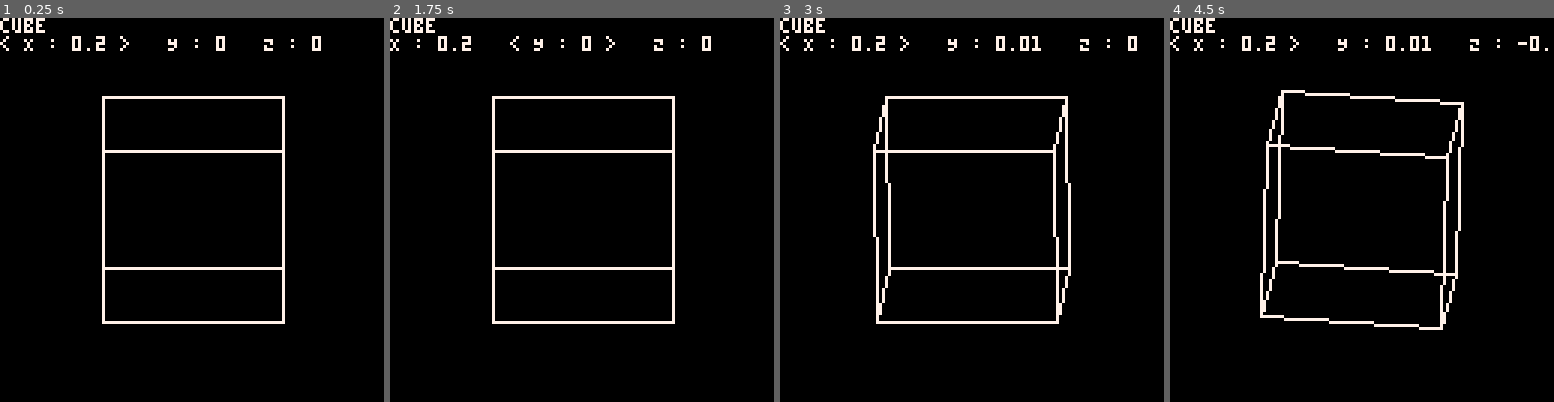
Above: before the commit, frames 1-4 (left to right).
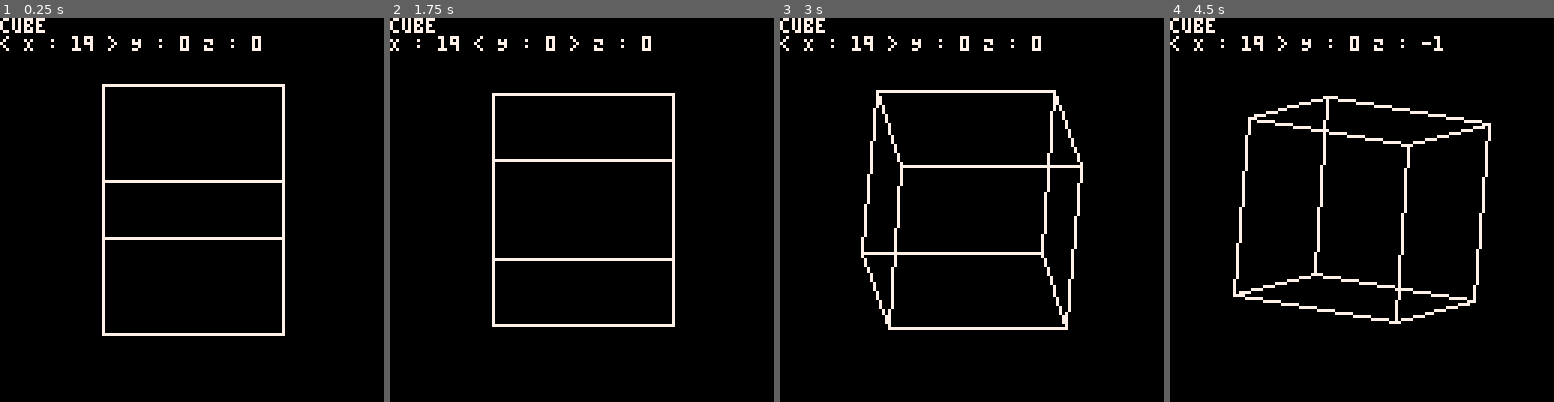
Above: after the commit, the same moments.

Repository: kakardo/Pico-8
Game: PICO-8 cartridge game carts/02 platonic solids viewer/platonic_solids_viewer.p8
Same seed, same stepped clock (60 frames per second), same inputs: the game is played once before the commit and once after it.
Inputs:
- Up to frame 1 (0.25 s): no input
- Up to frame 2 (1.75 s): hold Right from 1.6 s (still down)
- Up to frame 3 (3 s): release Right at 2.1 s; hold Up 2.15-2.42 s; hold Right from 2.47 s (still down)
- Up to frame 4 (4.5 s): release Right at 3.03 s; hold Left 3.08-3.58 s; hold Down 3.63-3.97 s; hold Right from 4.02 s (still down)

The runs differ from the first frame. In frame 1, 3.8% of the frame differs, in the area x 18-84%, y 4-83%; in frame 2, 3.8%; in frame 3, 7.0%; in frame 4, 7.3%, in the area x 16-99%, y 4-82%.

Commit message:
Automatic increment and angles are shown as whole integers.

Diff:
--- a/game carts/02 platonic solids viewer/main.lua
+++ b/game carts/02 platonic solids viewer/main.lua
@@ -77,9 +77,8 @@
 	color = 7
 	scale = 30
 
-	angle_x = 0.2
-	angle_y = 0
-	angle_z = 0
+	angle_x, angle_y, angle_z = 0, 0, 0
+	angle_x_step, angle_y_step, angle_z_step = 0.02, 0, 0
 
 	menu_x, menu_y, menu_z = 2, 0, 0
 	selected = 0
@@ -102,24 +101,29 @@
 		end
 	end
 
+	-- Vertical
 	if btnp(2) then
 		if selected == 0 then
-			angle_x += 0.01
+			angle_x_step += 0.001
 		elseif selected == 1 then
-			angle_y += 0.01
+			angle_y_step += 0.001
 		else
-			angle_z += 0.01
+			angle_z_step += 0.001
 		end
 	end
 	if btnp(3) then
 		if selected == 0 then
-			angle_x -= 0.01
+			angle_x_step -= 0.001
 		elseif selected == 1 then
-			angle_y -= 0.01
+			angle_y_step -= 0.001
 		else
-			angle_z -= 0.01
+			angle_z_step -= 0.001
 		end
 	end
+
+	angle_x += angle_x_step
+	angle_y += angle_y_step
+	angle_z += angle_z_step
 end
 
 function _draw()
@@ -140,9 +144,9 @@
 
 	print("cube")
 
-	text_x = "X : "..angle_x
-	text_y = "Y : "..angle_y
-	text_z = "Z : "..angle_z
+	text_x = "X : "..flr(angle_x_step * 1000)
+	text_y = "Y : "..flr(angle_y_step * 1000)
+	text_z = "Z : "..flr(angle_z_step * 1000)
 
 	if selected == 0 then
 		text_x = "< "..text_x.." >"
@@ -152,7 +156,7 @@
 		text_z = "< "..text_z.." >"
 	end
 
-	print(text_x.."   "..text_y.."   "..text_z)
+	print(text_x.." "..text_y.." "..text_z)
 end
 
 -- LAST_LINE_MAIN_LUA
